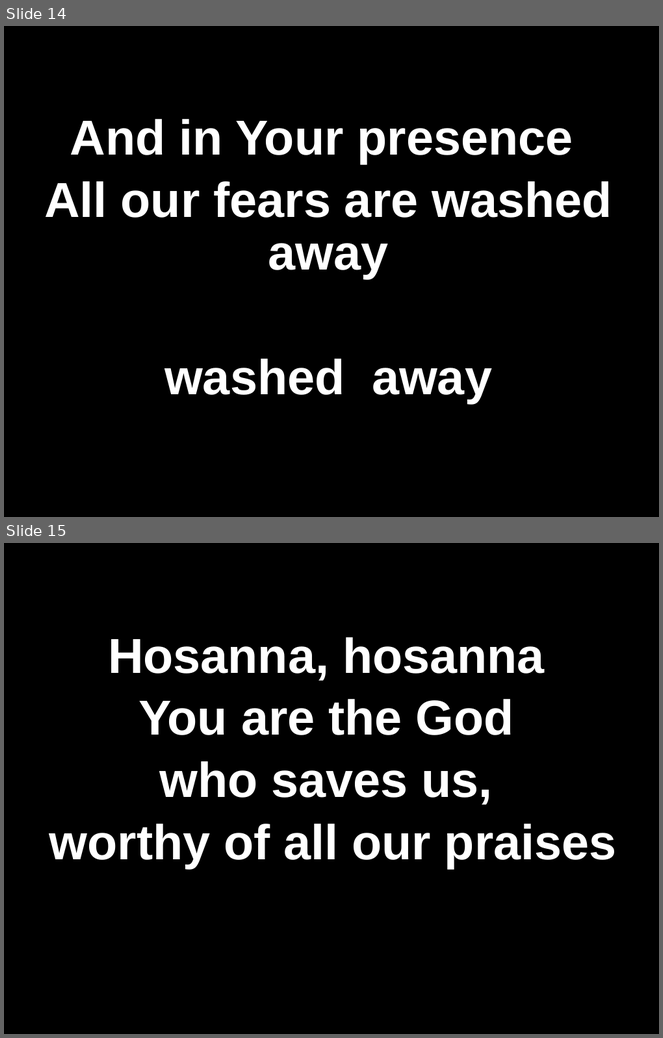
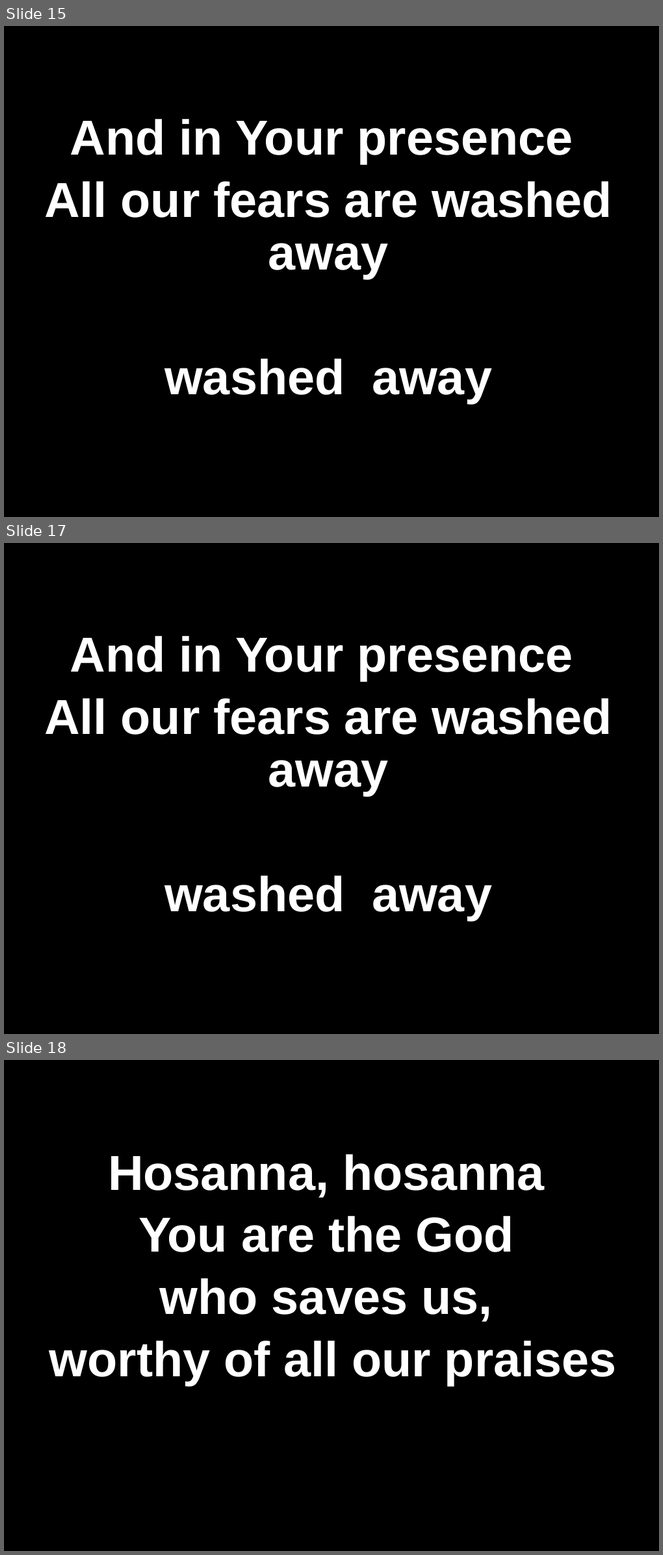
Before and after one commit to kendall412/worship, a slide deck: Hosanna (Praise is Rising).pptx. Shown one above the other, each under a label of ours: slides 14 and 15 before the commit, slides 15, 17 and 18 after it; the slides between them are not shown. The pictures are 663x1038 and 663x1555 pixels, drawn with LibreOffice and Linux fonts; fonts in the diff are those of the drawing. Boxes give left, top, right and bottom in pixels: in the first picture for what was removed or moved away, otherwise in the second. Text is boxed around its words. In the diff, an @@ line names an element or a change of style, - is before the commit and + after.

```diff
--- a/Hosanna (Praise is Rising).pptx
+++ b/Hosanna (Praise is Rising).pptx
@@ slide 17 added at (x1=4, y1=543, x2=659, y2=1034), background #000000 @@
@@ subtitle added at (x1=44, y1=636, x2=612, y2=921), 54 pt, text #FFFFFF, bold @@
+And in Your presence
+All our fears are washed away
+washed away
@@ what was slide 14 is now slide 15 @@
@@ what was slide 15 is now slide 18 @@
```
Also in this commit, not shown: 3 other slides added, 13 other files.
